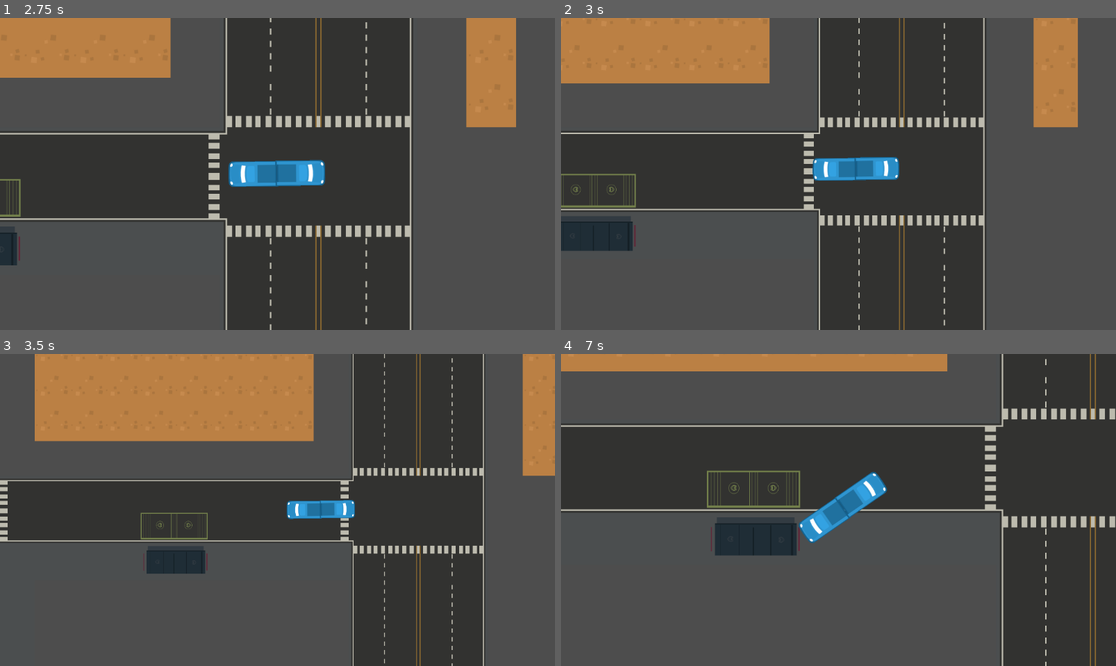
Above: before the commit, frames 1-4 (two rows, left to right).
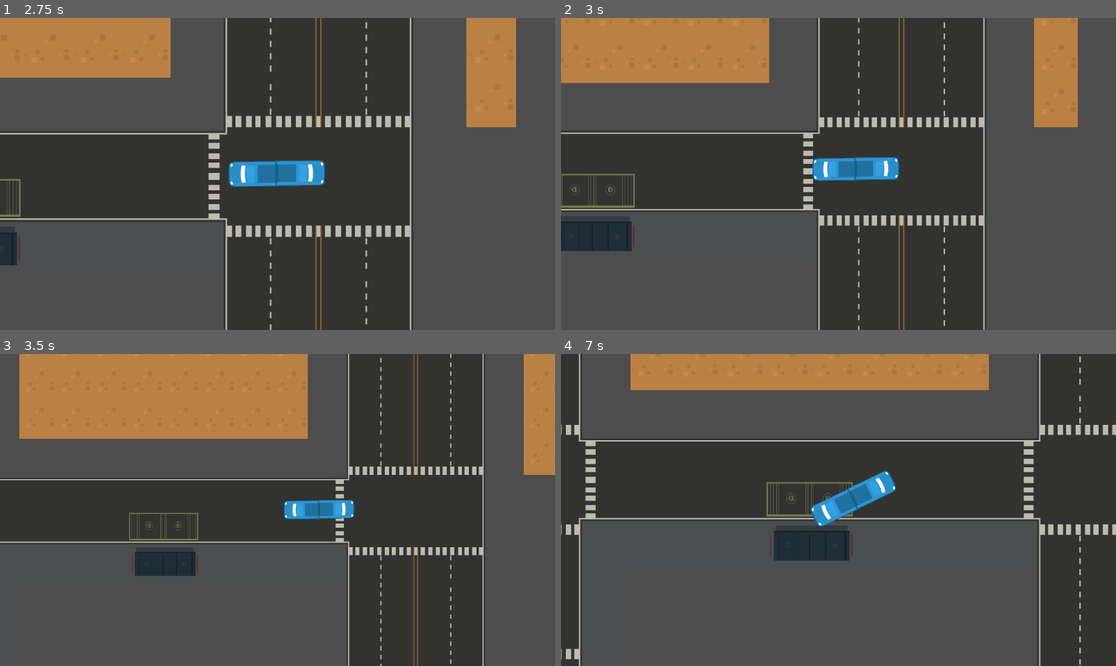
Above: after the commit, the same moments.

Repository: mgardne8/LoopDriver
Game: Godot game, scene res://Assets/Scenes/city_level.tscn
Same seed, same stepped clock (60 frames per second), same inputs: the game is played once before the commit and once after it.
Inputs:
- Up to frame 1 (2.75 s): hold D (steer_right) 0.53-1.28 s; tap Q (shake) at 0.6, 1.35, 2.1 s; hold Space (handbrake) 1.28-2.03 s; hold D (steer_right) from 2.03 s (still down)
- Up to frame 2 (3 s): release D (steer_right) at 2.78 s; hold W (accelerate) from 2.78 s (still down); tap Q (shake) at 2.85 s
- Up to frame 3 (3.5 s): keep holding W (accelerate)
- Up to frame 4 (7 s): release W (accelerate) at 3.53 s; hold A (steer_left) 3.53-5.03 s; tap Q (shake) every 0.75 s from 3.6 to 6.6 s; hold Space (handbrake) 5.03-5.78 s; hold D (steer_right) 5.78-6.53 s; hold W (accelerate) from 6.53 s (still down)

Frame 1 is identical in both runs. In frame 2, 1.5% of the frame differs, in the area x 0-86%, y 0-100%; in frame 3, 7.1%; in frame 4, 25%, in the area x 0-100%, y 0-100%.

Commit message:
handbrake actually stops bus now, no longer can handbreak and revese

Diff:
--- a/PlayerBus/PlayerBus.tscn
+++ b/PlayerBus/PlayerBus.tscn
@@ -11,7 +11,7 @@
 radius = 32.0
 height = 252.0
 
-[node name="CharacterBody2D" type="CharacterBody2D" groups=["PlayerBus"]]
+[node name="PlayerBus" type="CharacterBody2D" groups=["PlayerBus"]]
 collision_layer = 2
 collision_mask = 3
 platform_on_leave = 2
--- a/character_body_2d.gd
+++ b/character_body_2d.gd
@@ -3,7 +3,7 @@
 var wheel_base = 70
 var steering_angle = 5
 var engine_power = 1200
-var friction = -0.5
+var friction = -0.8
 var drag = -0.001
 var braking = -450
 var max_speed_rev = 250
@@ -14,8 +14,7 @@
 var handbreak_traction = 0.001
 var handbrake_strength = -100
 var handbraking = false
-var weight = 1
-var velocity_prev
+
 
 var passenger_count : int
 
@@ -29,7 +28,7 @@
 	acceleration = Vector2.ZERO
 	handbraking = false
 	traction = lerp(traction,traction_base,0.08*delta)
-	steering_angle = 8
+	steering_angle = 5
 	get_input()
 	apply_friction()
 	calculate_steering(delta)
@@ -58,12 +57,16 @@
 		handbraking = true
 		steering_angle = 20
 		traction = handbreak_traction
+		if velocity.length() < 130:
+			friction = -10
+	if Input.is_action_just_released("handbrake"):
+		friction = -0.8
 	if Input.is_action_just_released("handbrake"):
 		%RecoverTraction.start()
 	steer_direction = turn * deg_to_rad(steering_angle)
 	if Input.is_action_pressed("accelerate") and not handbraking:
 		acceleration = transform.x * engine_power
-	if Input.is_action_pressed("reverse"):
+	if Input.is_action_pressed("reverse") and not handbraking:
 		acceleration = transform.x * braking
 
 
Not shown: 1 places in Busstop/BusStop.tscn that only renumber resources
Not shown, added: Busstop/bus_stop.gd.uid
Not shown: 1 places in NPCs/NPCCar.tscn that only renumber resources
